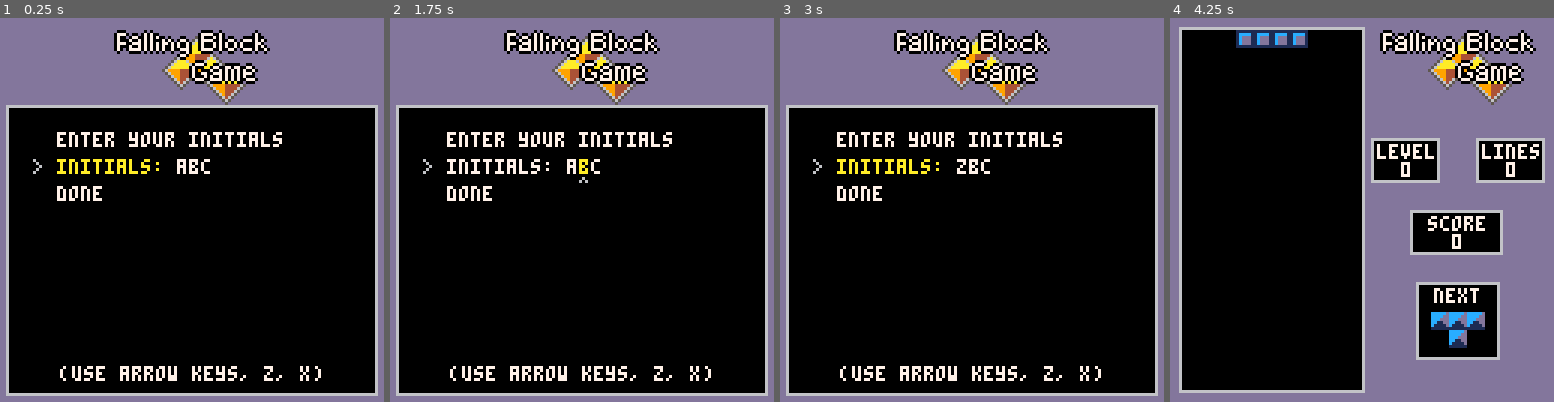
Above: before the commit, frames 1-4 (left to right).
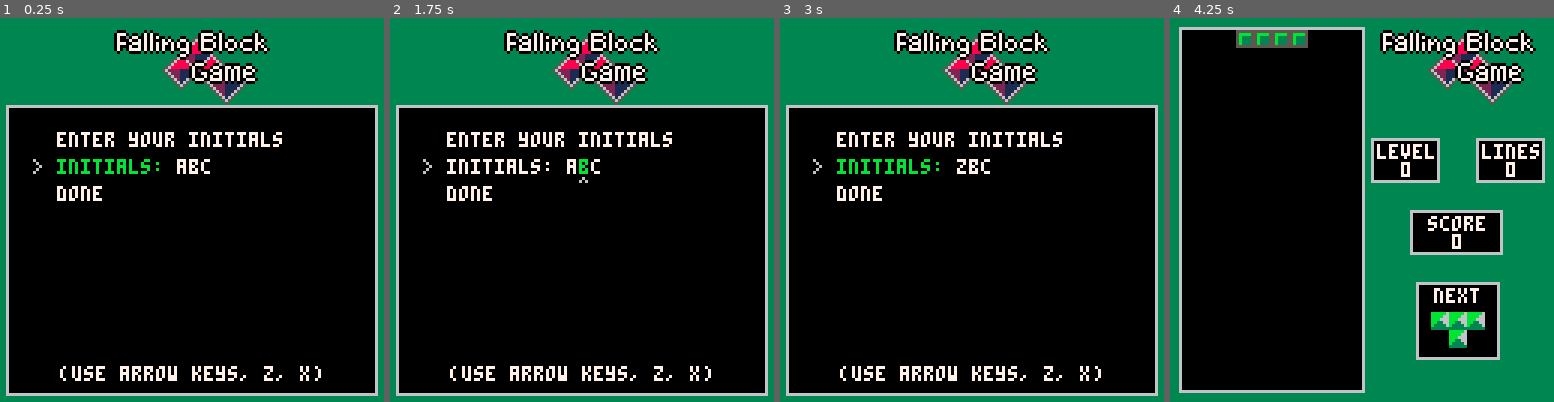
Above: after the commit, the same moments.

Repository: jaredkrinke/pico-8-fbg
Game: PICO-8 cartridge fbg.p8
Two runs of this game, one before a commit and one after it. Both use one fixed random seed, a clock stepped at 60 frames per second and the inputs below.
Inputs:
- Up to frame 1 (0.25 s): no input
- Up to frame 2 (1.75 s): tap X (X key) at 0.33, 1.07 s; tap O (Z key) at 0.7, 1.7 s; hold Right from 1.6 s (still down)
- Up to frame 3 (3 s): tap X (X key) at 1.85, 2.97 s; release Right at 2.1 s; tap O (Z key) at 2.1, 2.5, 2.9 s; hold Up 2.15-2.42 s; hold Right from 2.47 s (still down)
- Up to frame 4 (4.25 s): release Right at 3.03 s; hold Left 3.08-3.58 s; tap O (Z key) at 3.3, 3.7, 4.1 s; hold Down 3.63-3.97 s; hold Right from 4.02 s (still down); tap X (X key) at 4.08 s

The runs differ from the first frame. In frame 1, 24% of the frame differs, in the area x 0-100%, y 0-100%; in frame 2, 24%; in frame 3, 24%; in frame 4, 41%.

Commit message:
December colors

Diff:
--- a/fbg.p8
+++ b/fbg.p8
@@ -2,7 +2,7 @@
 version 18
 __lua__
 -- Falling Block Game
--- v0.1
+-- Block-stacking game with global high scores
 
 -- constants
 colors = {
@@ -1144,7 +1144,7 @@
             local choices = self.choices
             local choice_label = choices[index].label
             color(colors.white)
-            if focused then color(colors.yellow) end
+            if focused then color(colors.green) end
             print(choice_label, x, y)
             x = x + 4 * #choice_label + 1
 
@@ -1158,7 +1158,7 @@
 
 function menu_item:draw(x, y, focused)
     color(colors.white)
-    if focused then color(colors.yellow) end
+    if focused then color(colors.green) end
     print(self.label, x, y)
 end
 
@@ -1317,7 +1317,7 @@
     end,
     draw = function (self, x, y, focused)
         color(colors.white)
-        if focused and self.index <= 0 then color(colors.yellow) end
+        if focused and self.index <= 0 then color(colors.green) end
         print(self.label, x, y)
 
         for i = 1, #self.initials, 1 do
@@ -1326,7 +1326,7 @@
 
             if self.index == i then
                 print("^", x2, y + 6, colors.light_gray)
-                color(colors.yellow)
+                color(colors.green)
             else
                 color(colors.white)
             end
@@ -1642,6 +1642,9 @@
 local palette_fades = {
     { colors.yellow, colors.orange, colors.brown, colors.dark_purple },
     { colors.blue, colors.indigo, colors.dark_blue },
+    { colors.white, colors.light_gray, colors.dark_gray },
+    { colors.green, colors.dark_green, colors.dark_blue },
+    { colors.pink, colors.red, colors.dark_purple },
 }
 
 function fade_palette(offset)
@@ -1656,7 +1659,7 @@
 end
 
 function draw_clear()
-    cls(colors.indigo)
+    cls(colors.dark_green)
 end
 
 function draw_title(x, y)
@@ -1803,7 +1806,7 @@
                         and entry.initials[3] == player_initial_indexes[3]
                         and entry.score == menu_high_scores_highlight_score
                     then
-                        color(colors.yellow)
+                        color(colors.green)
                         highlighted[j] = true
                     else
                         color(colors.light_gray)
Not shown, changed: 33 lines of the sprite sheet (__gfx__) section of fbg.p8
Not shown, changed: the sound effects (__sfx__) section of fbg.p8
